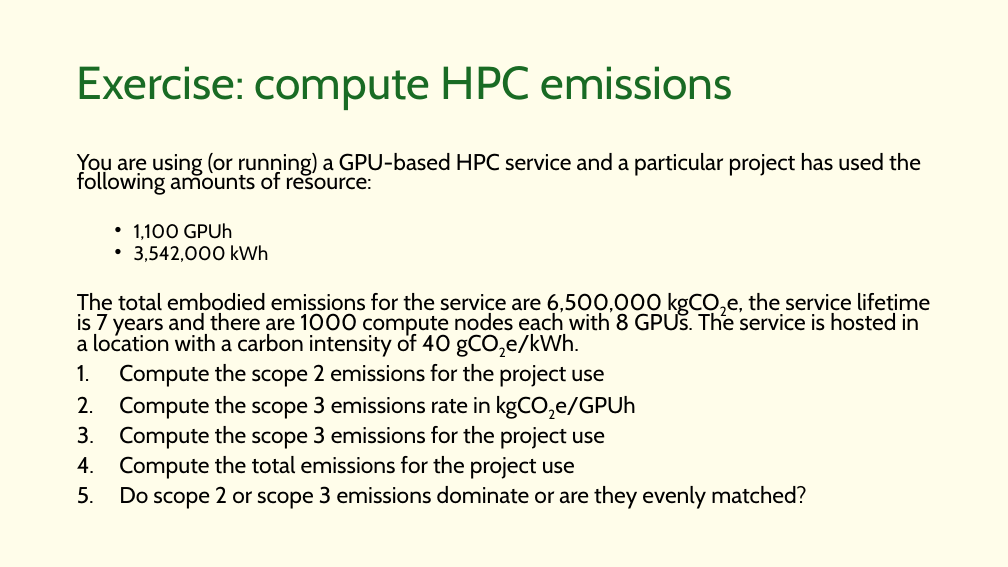
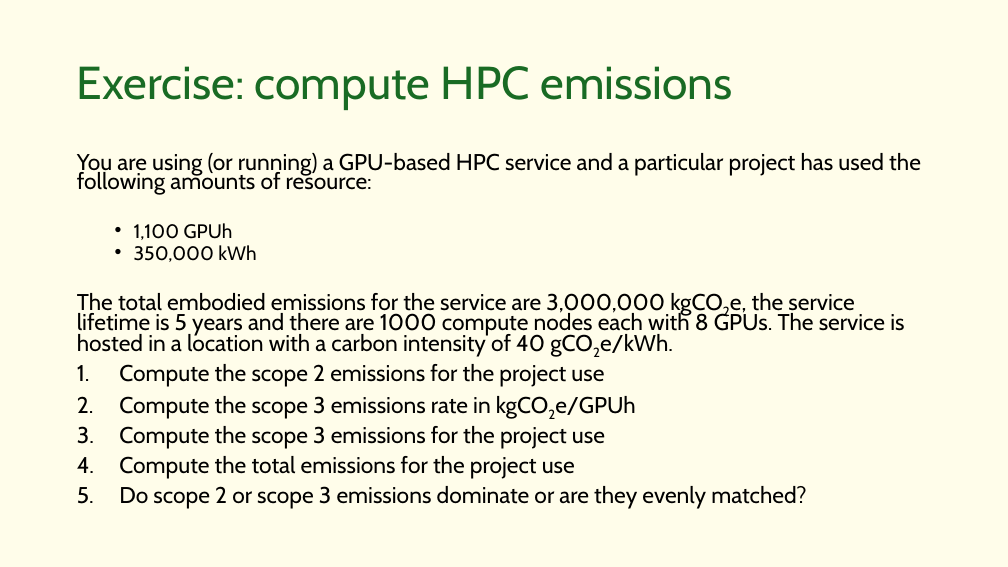
Before and after one commit to EPCCed/2026-02-26_GreenHPC_Turing, a slide deck: slide 17 of instructors/L6-measurement-estimating-emissions.pptx. Drawn at 1008x567 pixels with LibreOffice and Linux fonts; fonts in the diff are those of the drawing. Boxes give left, top, right and bottom in pixels: in the first picture for what was removed or moved away, otherwise in the second. Text is boxed around its words. In the diff, an @@ line names an element or a change of style, - is before the commit and + after.

Commit message:
Fix typos in presentations

```diff
--- a/instructors/L6-measurement-estimating-emissions.pptx
+++ b/instructors/L6-measurement-estimating-emissions.pptx
@@ text at (x1=77, y1=245, x2=904, y2=357): text changed @@
-  • 3,542,000 kWh
-The total embodied emissions for the service are 6,500,000 kgCO2e, the service lifetime is 7 years and there are 1000 compute nodes each with 8 GPUs. The service is hosted in a location with a carbon intensity of 40 gCO2e/kWh.
+  • 350,000 kWh
+The total embodied emissions for the service are 3,000,000 kgCO2e, the service lifetime is 5 years and there are 1000 compute nodes each with 8 GPUs. The service is hosted in a location with a carbon intensity of 40 gCO2e/kWh.
```
Also in this commit, not shown: 1 other slide changed, 6 other files.
